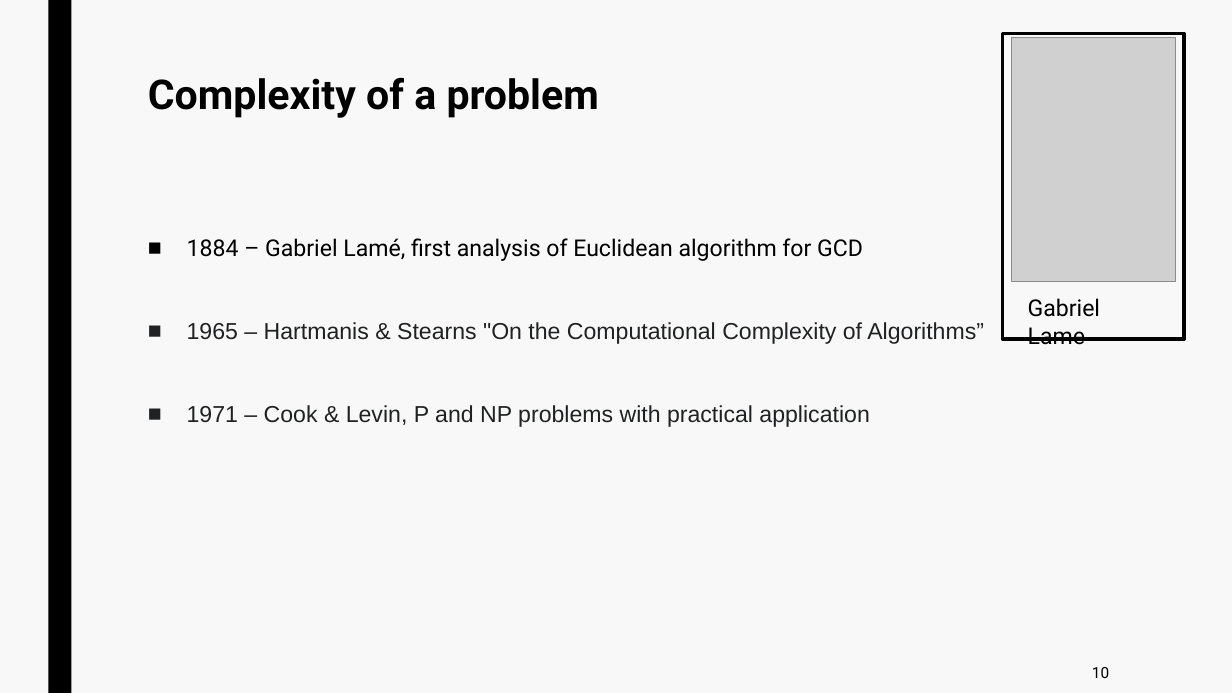
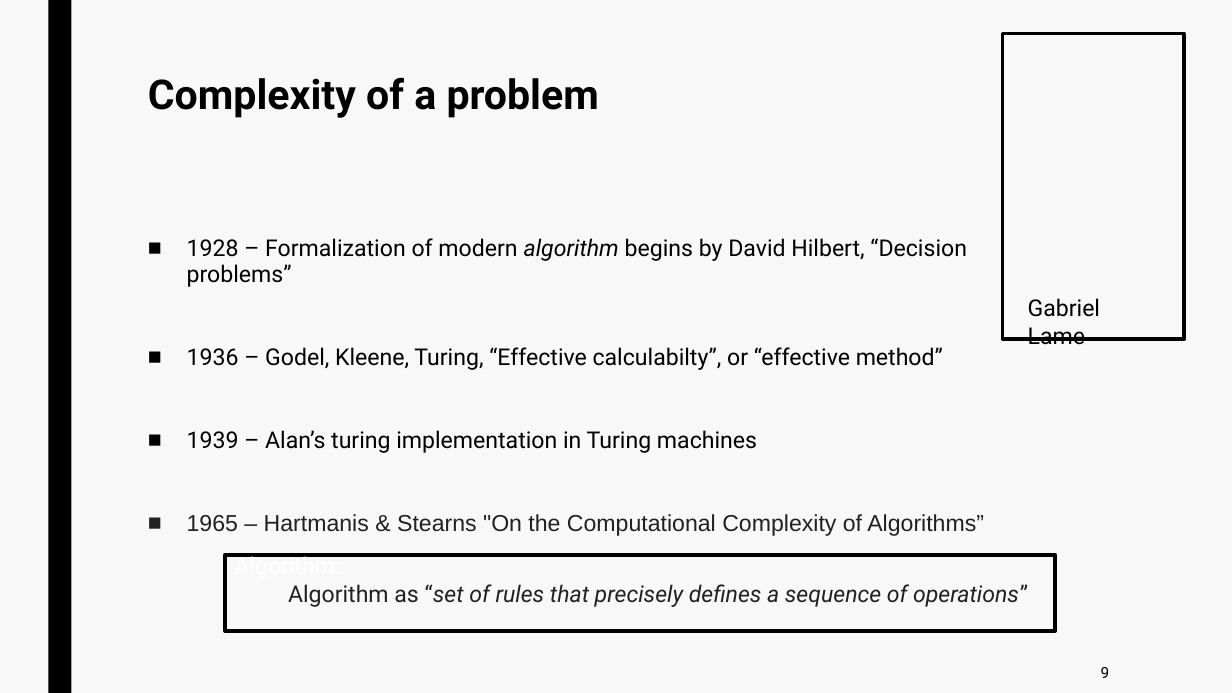
Before and after one commit to jurtasun/presentations, a slide deck: slide 8 of 202306_LMS_Complexity/230619_LMS_Complexity.ppt (slide 9 before the commit). Drawn at 1232x693 pixels with LibreOffice and Linux fonts; fonts in the diff are those of the drawing; grey boxes stand for pictures. Boxes give left, top, right and bottom in pixels: in the first picture for what was removed or moved away, otherwise in the second. Text is boxed around its words. In the diff, an @@ line names an element or a change of style, - is before the commit and + after.

```diff
--- a/202306_LMS_Complexity/230619_LMS_Complexity.ppt
+++ b/202306_LMS_Complexity/230619_LMS_Complexity.ppt
@@ picture removed at [1011,38,1176,281] @@
@@ text at [187,238,967,453]: text changed @@
-■ 1884 – Gabriel Lamé, first analysis of Euclidean algorithm for GCD
+■ 1928 – Formalization of modern algorithm begins by David Hilbert, “Decision problems”
+■ 1936 – Godel, Kleene, Turing, “Effective calculabilty”, or “effective method”
+■ 1939 – Alan’s turing implementation in Turing machines
@@ text at [187,405,869,427]: paragraph removed @@
-■ 1971 – Cook & Levin, P and NP problems with practical application
@@ rectangle added at [226,555,1055,631], outline #000000 3 pt, 18 pt, text #202122, italic @@
+Algorithm:
+  Algorithm as “set of rules that precisely defines a sequence of operations”
@@ page number at [1101,667,1110,678]: text changed @@
-10
+9
```
Also in this commit, not shown: 1 other slide changed, 1 slide added, 1 slide removed.
